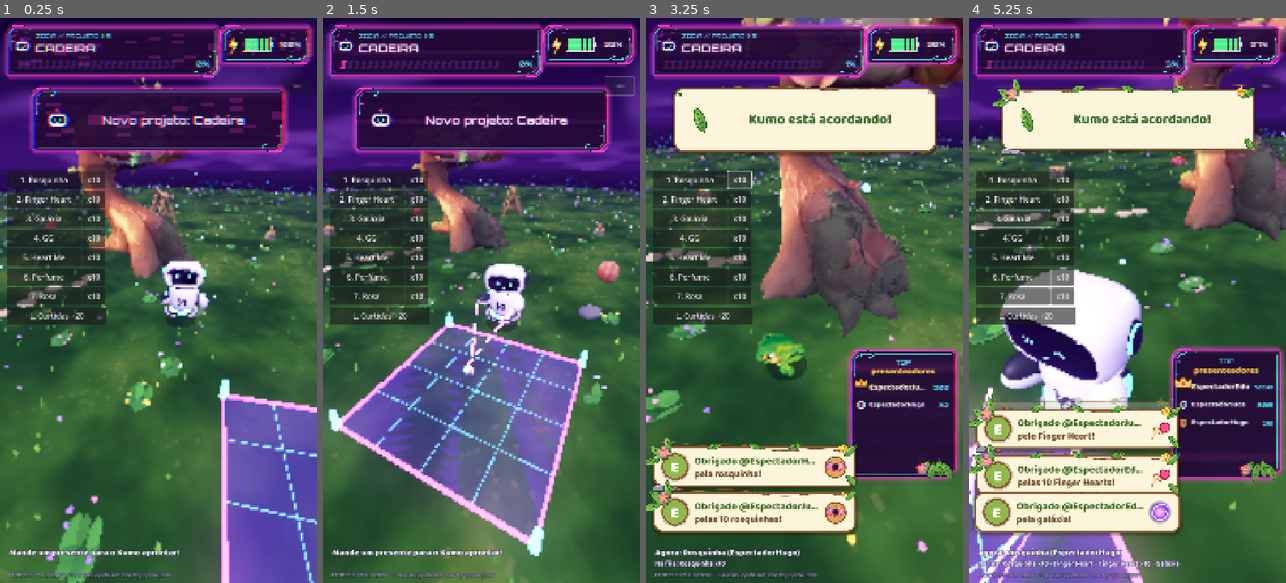
Above: before the commit, frames 1-4 (left to right).
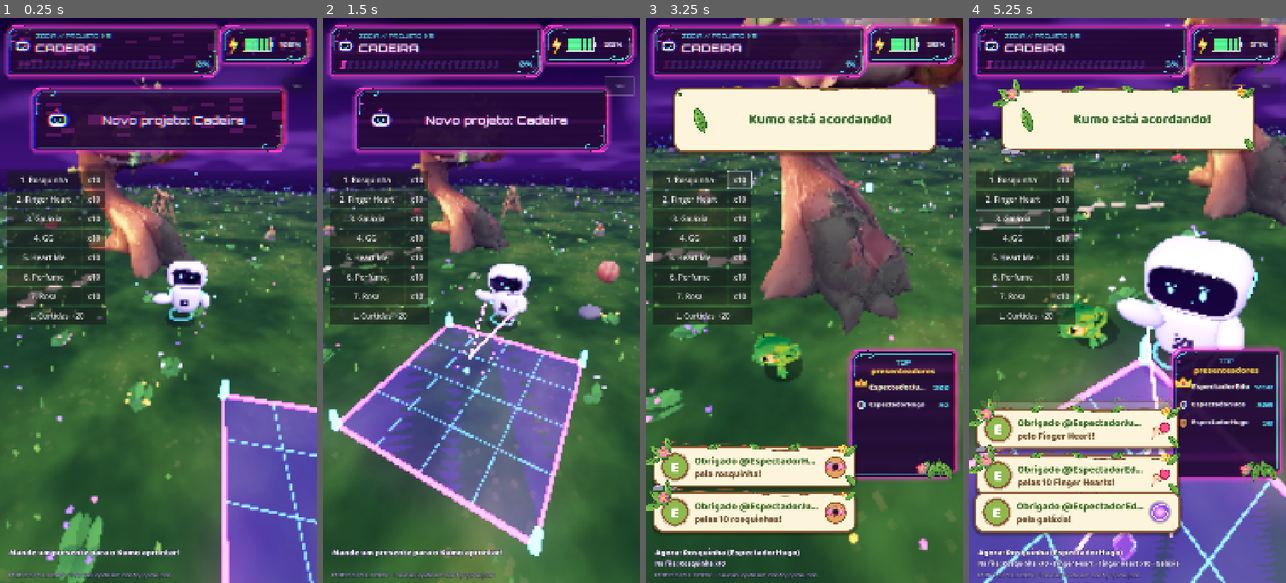
Above: after the commit, the same moments.

Repository: caioSouzl/Kumo-Character
Game: Godot game, scene res://scenes/main.tscn
The game is run twice, just before and just after one commit, with the same random seed, the same clock (stepped at 60 frames per second) and the same inputs.
Inputs:
- Up to frame 1 (0.25 s): no input
- Up to frame 2 (1.5 s): click "SIM" at 0.5 s; click "SIM" at 1.25 s
- Up to frame 3 (3.25 s): click "1. Rosquinha" at 2 s; click "x10" at 2.75 s
- Up to frame 4 (5.25 s): click "2. Finger Heart" at 3.5 s; click "x10" at 4.25 s; click "3. Galáxia" at 5 s

The runs differ from the first frame. In frame 1, 0.8% of the frame differs, in the area x 48-67%, y 42-54%; in frame 2, 1.2%; in frame 3, 2.2%; in frame 4, 38%, in the area x 0-100%, y 0-100%.

Commit message:
feat(ciberespaco): faces fiéis à folha de expressões, lasers em volta da peça, anéis de flutuação e sabotagens corrigidas
- 12 faces redesenhadas conforme a folha do design
- braço direito nivelado e partes escuras dos braços removidas
- lasers dos dois braços varrem em volta da peça (sem esfera fixa)
- anéis animados sob o ZodIA, somem na queda e sem bateria
- Perfume quebra a peça atual e a anterior toda vez
- Galáxia derruba objetos prontos quando o projeto atual mal começou
- câmera mostra o Kumo brincando com os brinquedos
- sabotagens não se atropelam mais na fila

Co-Authored-By: Claude Opus 5.5 <noreply@anthropic.com>
Claude-Session: https://claude.ai/code/session_01TTv95KrnabEztEi64vjcpb

Diff:
--- a/ciberespaco/config/game.json
+++ b/ciberespaco/config/game.json
@@ -16,7 +16,7 @@
   },
   "kumo": {
     "walk_speed": 0.8,
-    "run_speed": 2.4,
+    "run_speed": 3.2,
     "quad_above_speed": 1.6,
     "play_sec": [
       4,
@@ -25,7 +25,8 @@
   },
   "camera": {
     "kumo_focus_sec": 6,
-    "object_focus_sec": 4
+    "object_focus_sec": 4,
+    "kumo_play_chance": 0.7
   },
   "models": {
     "zodia": "res://assets/models/zodia.glb",
@@ -64,12 +65,12 @@
         "left": {
           "bone": "left",
           "pivot": [
-            -0.1912,
+            -0.1916,
             0.2201,
             0.0
           ],
           "tip": [
-            -0.1356,
+            -0.136,
             0.163,
             0.02
           ]
@@ -77,14 +78,14 @@
         "right": {
           "bone": "right",
           "pivot": [
-            -0.3937,
+            -0.3941,
             0.2218,
             0.0
           ],
           "tip": [
-            -0.49,
-            0.33,
-            0.03
+            -0.4497,
+            0.1647,
+            0.02
           ]
         }
       },
--- a/ciberespaco/config/gifts.json
+++ b/ciberespaco/config/gifts.json
@@ -39,7 +39,7 @@
       "style": "kumo",
       "event": "kumo_bump",
       "blocking": true,
-      "max_block_sec": 20,
+      "max_block_sec": 60,
       "thanks_one": "pelo Finger Heart"
     },
     "doughnut": {
@@ -52,7 +52,7 @@
       "style": "kumo",
       "event": "kumo_spin",
       "blocking": true,
-      "max_block_sec": 20,
+      "max_block_sec": 60,
       "thanks_one": "pela rosquinha"
     },
     "perfume": {
@@ -65,7 +65,7 @@
       "style": "kumo",
       "event": "zodia_trip",
       "blocking": true,
-      "max_block_sec": 25,
+      "max_block_sec": 60,
       "thanks_one": "pelo perfume"
     },
     "galaxy": {
@@ -78,7 +78,7 @@
       "style": "kumo",
       "event": "kumo_knockdown",
       "blocking": true,
-      "max_block_sec": 35,
+      "max_block_sec": 60,
       "thanks_one": "pela galáxia"
     },
     "gg": {
--- a/ciberespaco/scripts/main.gd
+++ b/ciberespaco/scripts/main.gd
@@ -359,7 +359,7 @@
 
 
 func _update_build(delta: float) -> void:
-	var can_build := _state == "building" and _zodia_lock == 0 and not _zodia.is_fallen()
+	var can_build := _state == "building" and _zodia_lock == 0 and not _zodia.is_fallen() and not _project.is_breaking()
 	var mult := _battery_mult() * (_boost_mult if _boost_left > 0.0 else 1.0)
 	if not can_build or mult <= 0.0:
 		_zodia.set_laser(null)
@@ -368,7 +368,7 @@
 		return
 	_project.set_progress(_project.progress + delta * mult / GameConfig.num("project_build_sec", 120.0))
 	var lp := _project.laser_point()
-	_zodia.set_laser(lp)
+	_zodia.set_laser(_project.laser_points())
 	_zodia.face_point(lp)
 	_zodia.arm_mode = "build"
 	if _project.is_complete():
@@ -431,9 +431,11 @@
 				continue
 			_kumo.look_toward(tp)
 			_kumo.set_face(Kumo.Face.HAPPY)
+			var play := GameConfig.range_pick("kumo", "play_sec", Vector2(4, 9), _rng)
+			_maybe_show_kumo(play + 1.0)
 			await _kumo.bounce(2)
 			_island.toy_react(toy)
-			await get_tree().create_timer(GameConfig.range_pick("kumo", "play_sec", Vector2(4, 9), _rng)).timeout
+			await get_tree().create_timer(play).timeout
 			if not _kumo.acting:
 				_kumo.set_face(Kumo.Face.OPEN)
 		else:
@@ -446,6 +448,14 @@
 			await get_tree().create_timer(_rng.randf_range(4.0, 8.0)).timeout
 
 
+## Mostra o Kumo brincando, se nada mais importante esta na tela.
+func _maybe_show_kumo(secs: float) -> void:
+	if _cam.is_focusing() or not EventQueue.current().is_empty() or _state == "done":
+		return
+	if _rng.randf() < float(GameConfig.sub("camera", "kumo_play_chance", 0.7)):
+		_cam.focus(_kumo, secs)
+
+
 func _find_toy(kind: String) -> Node3D:
 	for t in _island.toys:
 		if String(t.get_meta("kind", "")) == kind:
@@ -466,7 +476,9 @@
 		return
 	_kumo.set_face(Kumo.Face.HAPPY)
 	_kumo.sitting = true
-	_island.swing(t, _rng.randf_range(6.0, 10.0), 0.5)
+	var secs := _rng.randf_range(6.0, 10.0)
+	_island.swing(t, secs, 0.5)
+	_maybe_show_kumo(secs)
 	var face_dir := atan2(fwd.x, fwd.z)
 	while is_inside_tree() and (_island.is_swinging() or _kumo.sitting) and not _kumo.acting:
 		_kumo.global_position = _island.seat_point(t)
@@ -514,8 +526,14 @@
 		await _wake_kumo(true)
 	var run := float(GameConfig.sub("kumo", "run_speed", 4.2))
 	var kind := String(ev["event"])
-	if kind == "kumo_knockdown" and _project.built_count() == 0:
-		kind = "kumo_bump"
+	# Galaxia: derruba o projeto atual; se ele esta vazio (ja foi derrubado ou
+	# acabou de comecar), derruba um objeto pronto do mapa
+	var built_target: BuildProject = null
+	var min_prog := float(GameConfig.sub("kumo", "knockdown_min_progress", 0.15))
+	if kind == "kumo_knockdown" and (_project.progress < min_prog or _state != "building"):
+		built_target = _nearest_built()
+		if built_target == null and _project.built_count() == 0:
+			kind = "kumo_bump"
 	_kumo.set_face(Kumo.Face.MISCHIEF)
 	_cam.focus(_kumo, 30.0)
 	match kind:
@@ -526,13 +544,55 @@
 		"zodia_trip":
 			await _do_trip(run)
 		"kumo_knockdown":
-			await _do_knockdown(run)
+			if built_target:
+				await _do_knockdown_built(run, built_target)
+			else:
+				await _do_knockdown(run)
 	_kumo.set_face(Kumo.Face.HAPPY)
 	await _kumo.bounce(2, 0.3)
 	_kumo.set_face(Kumo.Face.OPEN)
 	_cam.release()
 	_kumo.acting = false
 	EventQueue.finish(ev)
+
+
+func _nearest_built() -> BuildProject:
+	var best: BuildProject = null
+	var best_d := INF
+	for b in _built:
+		if not is_instance_valid(b) or b.piece_count() == 0:
+			continue
+		var d := b.global_position.distance_to(_kumo.global_position)
+		if d < best_d:
+			best_d = d
+			best = b
+	return best
+
+
+## Kumo pula num objeto ja pronto e derruba. O ZodIA ve de longe e fica bravo.
+func _do_knockdown_built(run: float, obj: BuildProject) -> void:
+	var c := obj.global_position
+	var away := (c - _kumo.global_position)
+	away.y = 0.0
+	var edge := c - away.normalized() * (PAD_SIZE / 2.0 + 0.6)
+	await _kumo.walk_to(edge, run)
+	_kumo.look_toward(c)
+	await _kumo.hop_to(c + Vector3(0.3, 0.05, 0.3), 1.4, 0.55)
+	_kumo.bounce(1, 0.3)
+	_built.erase(obj)
+	_cam.focus(obj, 3.8, CameraRig.OBJECT_OFFSET)
+	_hud.shatter("Projeto derrubado!")
+	_zodia.express(E.ASSUSTADO, 3.8)
+	obj.knock_down(_kumo.global_position)
+	await get_tree().create_timer(0.9).timeout
+	_kumo.hop_to(edge, 1.2, 0.6)
+	await get_tree().create_timer(2.9).timeout
+	if is_instance_valid(obj):
+		obj.queue_free()
+	_cam.focus(_zodia, 5.0)
+	_zodia.express(E.ENFURECIDO, 3.0)
+	await get_tree().create_timer(3.0).timeout
+	_zodia.express(E.CHORAMINGANDO, 2.5)
 
 
 ## Kumo esbarra sem querer: o projeto treme, mas nao cai.
@@ -571,10 +631,12 @@
 func _do_trip(run: float) -> void:
 	var zp := _zodia.global_position
 	await _kumo.walk_to(zp + (zp - _site).normalized() * 1.6, run)
+	# o ZodIA pode ter andado enquanto o Kumo vinha: mira onde ele esta agora
+	_zodia_lock += 1
+	zp = _zodia.global_position
 	_cam.focus(_zodia, 7.0)
 	_kumo.roll(0.8)
 	await _kumo.walk_to(zp, run * 1.3)
-	_zodia_lock += 1
 	_zodia.set_laser(null)
 	_zodia.express(E.ASSUSTADO, 0.6)
 	await _zodia.fall()
--- a/ciberespaco/scripts/world/build_project.gd
+++ b/ciberespaco/scripts/world/build_project.gd
@@ -15,6 +15,8 @@
 var _crack_index := -1
 var _flash := 0.0
 var _t := 0.0
+## true enquanto uma peca racha e se despedaca (o ZodIA espera).
+var _breaking := false
 
 
 func setup(def: Dictionary) -> void:
@@ -86,6 +88,10 @@
 	return n
 
 
+func is_breaking() -> bool:
+	return _breaking
+
+
 func is_complete() -> bool:
 	return progress >= 1.0
 
@@ -110,6 +116,26 @@
 	return mi.global_transform * local
 
 
+## Pontos que os lasers varrem: correm em volta da borda da peca em
+## construcao, na altura que esta sendo desenhada.
+func laser_points(n: int = 4) -> Array:
+	var out: Array = []
+	if _pieces.is_empty():
+		return [global_position]
+	var i := current_index()
+	var mi := _pieces[i]
+	var box := mi.mesh.get_aabb()
+	var h := lerpf(box.position.y, box.end.y, piece_fraction(i))
+	var c := box.get_center()
+	for k in n:
+		var a := _t * (1.6 + 0.3 * k) + TAU * k / n
+		var rx := maxf(box.size.x * 0.55, 0.45)
+		var rz := maxf(box.size.z * 0.55, 0.45)
+		var local := Vector3(c.x + cos(a) * rx, h + sin(a * 2.0) * 0.08, c.z + sin(a) * rz)
+		out.append(mi.global_transform * local)
+	return out
+
+
 func shake(secs: float) -> void:
 	var tw := create_tween()
 	var steps := int(secs / 0.06)
@@ -125,12 +151,21 @@
 func crack_current() -> void:
 	if _pieces.is_empty() or is_complete():
 		return
+	# quebra a peca em construcao e a ultima peca pronta antes dela, para o
+	# estrago ser visivel mesmo logo depois de outro tombo
 	var i := current_index()
-	var n := float(_pieces.size())
-	var start := i / n
+	var idx: Array = []
 	if piece_fraction(i) > 0.05:
-		await _break_pieces([i], _pieces[i].global_position + Vector3(0, 0, 1), 0.6)
-	set_progress(start)
+		idx.append(i)
+	if i > 0:
+		idx.append(i - 1)
+	if idx.is_empty():
+		return
+	var lowest: int = idx.min()
+	_breaking = true
+	await _break_pieces(idx, _pieces[i].global_position + Vector3(0, 0, 1), 0.6)
+	set_progress(float(lowest) / _pieces.size())
+	_breaking = false
 
 
 func celebrate() -> void:
--- a/ciberespaco/scripts/world/zodia.gd
+++ b/ciberespaco/scripts/world/zodia.gd
@@ -33,6 +33,10 @@
 var _head_q := Quaternion.IDENTITY
 
 var _spark: MeshInstance3D
+const RING_COUNT := 2
+const RING_PERIOD := 1.3
+var _rings: Array[MeshInstance3D] = []
+var _rings_on := 1.0
 
 var _base_expr: ZodiaFace.Expr = ZodiaFace.Expr.NORMAL
 var _temp_expr: ZodiaFace.Expr = ZodiaFace.Expr.NORMAL
@@ -55,8 +59,15 @@
 
 	_hover = Node3D.new()
 	add_child(_hover)
-	_ring = Mat.add(_hover, Mat.torus(0.34, 0.42), Mat.glow(CYAN, 3.0), Vector3(0, -0.06, 0))
-	Mat.add(_hover, Mat.torus(0.52, 0.56), Mat.glow(PURPLE, 2.0), Vector3(0, -0.12, 0))
+	# aneis de flutuacao: saem pequenos de baixo do ZodIA, descem crescendo e
+	# somem; dois sempre visiveis, em loop
+	for i in RING_COUNT:
+		var m := Mat.glow(CYAN, 2.6)
+		m.transparency = BaseMaterial3D.TRANSPARENCY_ALPHA
+		m.shading_mode = BaseMaterial3D.SHADING_MODE_UNSHADED
+		var r := Mat.add(_hover, Mat.torus(0.25, 0.31), m, Vector3(0, -0.05, 0))
+		_rings.append(r)
+	_ring = _rings[0]
 
 	_pose = Node3D.new()
 	_hover.add_child(_pose)
@@ -349,16 +360,12 @@
 	if not on:
 		return
 	var tips := _arm_tips()
-	var target: Vector3 = _laser_target
-	var side := global_transform.basis.x.normalized() * 0.08
+	# cada feixe mira um ponto diferente que corre em volta da peca
+	var targets: Array = _laser_target if _laser_target is Array else [_laser_target]
 	for i in _beams.size():
 		var a: Vector3 = tips[i % 2]
-		var off := side * (-1.0 if i % 2 == 0 else 1.0)
-		if i >= 2:
-			off += Vector3(sin(_t * 9.0 + i * 2.0), 0.0, cos(_t * 7.0 + i * 3.0)) * 0.3
-		_place_beam(_beams[i], a, target + off)
-	_spark.global_position = target
-	_spark.scale = Vector3.ONE * (0.8 + 0.4 * sin(_t * 30.0))
+		_place_beam(_beams[i], a, targets[i % targets.size()])
+	_spark.visible = false
 
 
 func _place_beam(b: MeshInstance3D, a: Vector3, c: Vector3) -> void:
@@ -372,6 +379,22 @@
 
 
 # ---------- movimento ----------
+
+## Aneis somem quando ele cai ou fica sem bateria (sem funcionar, sem flutuar).
+func _update_rings(delta: float) -> void:
+	var on := not _fallen and not _slumped
+	_rings_on = move_toward(_rings_on, 1.0 if on else 0.0, delta * 3.0)
+	for i in _rings.size():
+		var k := fmod(_t / RING_PERIOD + float(i) / _rings.size(), 1.0)
+		var r := _rings[i]
+		r.visible = _rings_on > 0.01
+		r.scale = Vector3.ONE * lerpf(0.35, 1.9, k) * Vector3(1, 0.6, 1)
+		r.position.y = lerpf(-0.04, -_hover_h + 0.06, k)
+		var m := r.material_override as StandardMaterial3D
+		var a := minf(1.0, sin(k * PI) * 1.6) * _rings_on
+		m.albedo_color.a = a
+		m.emission_energy_multiplier = 3.2 * a
+
 
 func face_point(p: Vector3) -> void:
 	var d := p - global_position
@@ -448,8 +471,7 @@
 	var bob := 0.0 if (_fallen or _slumped) else sin(_t * 2.2) * 0.07
 	_hover.position.y = _hover_h + bob
 	_hover.position.x = sin(_t * 70.0) * 0.025 * signf(_tremble)
-	_ring.visible = not _slumped
-	_ring.rotation.y += delta * 2.0
+	_update_rings(delta)
 	_animate_arms(delta)
 	_update_laser()
 
--- a/ciberespaco/scripts/world/zodia_face.gd
+++ b/ciberespaco/scripts/world/zodia_face.gd
@@ -43,95 +43,141 @@
 	queue_redraw()
 
 
+## Desenhos seguem a folha "Expressoes" do design (tracos claros na tela preta).
 func _draw() -> void:
 	_round_rect(Rect2(6, 6, W - 12, H - 12), 34.0, SCREEN)
-	var c := Vector2(W / 2.0, H / 2.0 + 4.0) + look.clamp(Vector2(-14, -8), Vector2(14, 8))
+	var c := Vector2(W / 2.0, H / 2.0 + 2.0) + look.clamp(Vector2(-14, -8), Vector2(14, 8))
 	var shake := Vector2(sin(_t * 60.0) * 3.0, 0.0) if expr == Expr.ENFURECIDO or expr == Expr.ASSUSTADO else Vector2.ZERO
 	c += shake
-	var le := c + Vector2(-44, -12)
-	var re := c + Vector2(44, -12)
+	var le := c + Vector2(-48, -10)
+	var re := c + Vector2(48, -10)
 	match expr:
 		Expr.NORMAL:
-			var h := 6.0 if _blink > 0.0 else 40.0
-			_pill(le, Vector2(17, h))
-			_pill(re, Vector2(17, h))
-			draw_arc(c + Vector2(0, 18), 11.0, 0.35, PI - 0.35, 12, INK, 4.0)
+			# olhos ovais altos e boquinha em "v"
+			var h := 5.0 if _blink > 0.0 else 40.0
+			_oval(le, Vector2(17, h))
+			_oval(re, Vector2(17, h))
+			draw_polyline(PackedVector2Array([c + Vector2(-9, 26), c + Vector2(0, 33), c + Vector2(9, 26)]), INK, 4.0)
 		Expr.CHATEADO:
-			draw_line(le + Vector2(-14, -6), le + Vector2(14, 4), INK, 7.0)
-			draw_line(re + Vector2(-14, 4), re + Vector2(14, -6), INK, 7.0)
-			_pill(le + Vector2(0, 14), Vector2(12, 12))
-			_pill(re + Vector2(0, 14), Vector2(12, 12))
-			draw_polyline(PackedVector2Array([c + Vector2(-12, 32), c + Vector2(0, 22), c + Vector2(12, 32)]), INK, 4.0)
+			# palpebra reta por cima (olho cortado) e boca "^"
+			for e in [le, re]:
+				_lidded(e, Vector2(19, 40), 0.32)
+			draw_polyline(PackedVector2Array([c + Vector2(-10, 32), c + Vector2(0, 23), c + Vector2(10, 32)]), INK, 4.5)
 		Expr.INEXPRESSIVO:
-			draw_line(le + Vector2(-16, 0), le + Vector2(16, 0), INK, 7.0)
-			draw_line(re + Vector2(-16, 0), re + Vector2(16, 0), INK, 7.0)
-			draw_line(c + Vector2(-10, 28), c + Vector2(10, 28), INK, 4.0)
+			draw_rect(Rect2(le - Vector2(18, 6), Vector2(36, 12)), INK)
+			draw_rect(Rect2(re - Vector2(18, 6), Vector2(36, 12)), INK)
+			draw_line(c + Vector2(-9, 28), c + Vector2(9, 28), INK, 4.0)
 		Expr.DESCONFIADO:
-			draw_line(le + Vector2(-16, 2), le + Vector2(16, 2), INK, 7.0)
-			draw_line(le + Vector2(-16, -10), le + Vector2(16, -6), INK, 4.0)
-			draw_arc(re + Vector2(0, 8), 14.0, PI + 0.3, TAU - 0.3, 10, INK, 6.0)
-			draw_line(c + Vector2(-8, 30), c + Vector2(12, 22), INK, 4.0)
+			# esquerdo meio fechado com traco em cima; direito aberto com sobrancelha "^"
+			draw_line(le + Vector2(-14, -16), le + Vector2(14, -16), INK, 5.0)
+			_lidded(le + Vector2(0, 2), Vector2(17, 34), 0.36)
+			_oval(re, Vector2(16, 38))
+			draw_polyline(PackedVector2Array([re + Vector2(-11, -26), re + Vector2(0, -36), re + Vector2(11, -26)]), INK, 4.5)
+			draw_line(c + Vector2(14, 34), c + Vector2(26, 26), INK, 4.5)
 		Expr.ASSUSTADO:
-			for e in [le, re]:
-				draw_arc(e, 17.0, 0.0, TAU, 20, INK, 4.0)
-				draw_arc(e, 9.0, 0.0, TAU, 14, INK, 3.0)
-				draw_circle(e, 3.0, INK)
-			draw_arc(c + Vector2(0, 28), 6.0, 0.0, TAU, 12, INK, 3.0)
-			_drop(re + Vector2(34, -20), 1.0)
+			# olhos de alvo com marquinhas, boca "o" e linhas de suor
+			for e in [le, re]:
+				draw_arc(e, 18.0, 0.0, TAU, 24, INK, 3.5)
+				draw_circle(e, 9.0, INK)
+				for k in 3:
+					var ang := -2.4 + k * 0.5
+					draw_line(e + Vector2.from_angle(ang) * 22.0, e + Vector2.from_angle(ang) * 27.0, INK, 3.0)
+			draw_circle(c + Vector2(-2, 32), 7.0, INK)
+			for k in 3:
+				draw_line(re + Vector2(26 + k * 7, -30), re + Vector2(24 + k * 7, -16), INK, 3.0)
 		Expr.ALIVIADO:
 			draw_arc(le + Vector2(0, 6), 14.0, PI + 0.2, TAU - 0.2, 10, INK, 6.0)
 			draw_arc(re + Vector2(0, 6), 14.0, PI + 0.2, TAU - 0.2, 10, INK, 6.0)
-			draw_arc(c + Vector2(0, 16), 13.0, 0.3, PI - 0.3, 12, INK, 4.0)
+			draw_arc(c + Vector2(0, 18), 13.0, 0.3, PI - 0.3, 12, INK, 4.0)
 			_drop(re + Vector2(36, -12 + fmod(_t * 18.0, 14.0)), 0.8)
 		Expr.CONFUSO:
 			_spiral(le, _t * 5.0)
 			_spiral(re, -_t * 5.0)
-			var pts := PackedVector2Array()
-			for i in 9:
-				pts.append(c + Vector2(-18 + i * 4.5, 28 + sin(i * 1.6 + _t * 8.0) * 3.0))
-			draw_polyline(pts, INK, 3.0)
+			draw_circle(c + Vector2(-2, 32), 6.0, INK)
 		Expr.BATERIA_FRACA:
-			var r := Rect2(c.x - 56, c.y - 30, 104, 56)
-			draw_rect(r, INK, false, 6.0)
-			draw_rect(Rect2(r.end.x + 2, c.y - 12, 10, 20), INK)
+			# bateria grande com um so tracinho piscando
+			var r := Rect2(c.x - 62, c.y - 30, 112, 58)
+			_round_rect_line(r, 10.0, 6.0)
+			draw_rect(Rect2(r.end.x + 4, c.y - 12, 10, 22), INK)
 			if fmod(_t, 1.0) < 0.6:
-				draw_rect(Rect2(r.position + Vector2(9, 9), Vector2(20, r.size.y - 18)), RED)
+				draw_rect(Rect2(r.position + Vector2(10, 10), Vector2(16, r.size.y - 20)), RED)
 		Expr.SEM_BATERIA:
 			for e in [le, re]:
-				draw_line(e + Vector2(-15, -15), e + Vector2(15, 15), INK, 6.0)
-				draw_line(e + Vector2(-15, 15), e + Vector2(15, -15), INK, 6.0)
+				draw_line(e + Vector2(-18, -18), e + Vector2(18, 18), INK, 5.0)
+				draw_line(e + Vector2(-18, 18), e + Vector2(18, -18), INK, 5.0)
 		Expr.ENFURECIDO:
-			draw_colored_polygon(PackedVector2Array([le + Vector2(-20, -14), le + Vector2(18, 4), le + Vector2(-16, 10)]), INK)
-			draw_colored_polygon(PackedVector2Array([re + Vector2(20, -14), re + Vector2(-18, 4), re + Vector2(16, 10)]), INK)
+			# olhos em ponta, bravos, e boca de dentes em zigue-zague
+			draw_colored_polygon(PackedVector2Array([le + Vector2(-24, -14), le + Vector2(20, 4), le + Vector2(6, 16), le + Vector2(-18, 10)]), INK)
+			draw_colored_polygon(PackedVector2Array([re + Vector2(24, -14), re + Vector2(-20, 4), re + Vector2(-6, 16), re + Vector2(18, 10)]), INK)
+			var m := Rect2(c + Vector2(-14, 18), Vector2(28, 26))
+			draw_rect(m, INK)
 			var teeth := PackedVector2Array()
-			for i in 7:
-				teeth.append(c + Vector2(-24 + i * 8, 24.0 if i % 2 == 0 else 36.0))
-			draw_polyline(teeth, INK, 4.0)
-			draw_rect(Rect2(c + Vector2(-26, 22), Vector2(52, 16)), INK, false, 3.0)
+			for i in 5:
+				teeth.append(m.position + Vector2(i * 7.0, 13.0 + (-5.0 if i % 2 == 0 else 5.0)))
+			draw_polyline(teeth, SCREEN, 3.0)
+			draw_line(m.position + Vector2(9, 0), m.position + Vector2(9, 26), SCREEN, 2.0)
+			draw_line(m.position + Vector2(19, 0), m.position + Vector2(19, 26), SCREEN, 2.0)
 		Expr.CHORAMINGANDO:
-			for e in [le, re]:
-				draw_arc(e, 15.0, 0.0, TAU, 18, INK, 4.0)
-				draw_circle(e + Vector2(3, -3), 4.0, INK)
-				for k in 2:
-					var y := fmod(_t * 40.0 + k * 22.0, 44.0)
-					_drop(e + Vector2(-6 + k * 12, 18 + y), 0.6)
-			draw_arc(c + Vector2(0, 30), 9.0, PI + 0.4, TAU - 0.4, 10, INK, 4.0)
+			# olhos grandes brilhando e cascatas de lagrimas
+			for e in [le, re]:
+				draw_arc(e + Vector2(0, -6), 18.0, 0.0, TAU, 24, INK, 3.5)
+				draw_circle(e + Vector2(-5, -11), 6.0, INK)
+				draw_circle(e + Vector2(6, -2), 3.0, INK)
+				for k in 3:
+					var pts := PackedVector2Array()
+					for j in 8:
+						var y := 14.0 + j * 4.5
+						pts.append(e + Vector2(-10 + k * 10 + sin(j * 1.4 + _t * 8.0 + k) * 2.5, y))
+					draw_polyline(pts, INK, 2.5)
+			draw_circle(c + Vector2(0, 34), 3.5, INK)
 		Expr.ORGULHOSO:
-			for s in [-1.0, 1.0]:
-				var e: Vector2 = le if s < 0.0 else re
-				draw_polyline(PackedVector2Array([e + Vector2(-12 * s, -12), e + Vector2(12 * s, 0), e + Vector2(-12 * s, 12)]), INK, 6.0)
-			draw_polyline(PackedVector2Array([c + Vector2(-16, 20), c + Vector2(-8, 30), c + Vector2(0, 22), c + Vector2(8, 30), c + Vector2(16, 20)]), INK, 4.0)
+			# ">  <" e boca de gatinho
+			draw_polyline(PackedVector2Array([le + Vector2(-14, -14), le + Vector2(12, 0), le + Vector2(-14, 14)]), INK, 5.5)
+			draw_polyline(PackedVector2Array([re + Vector2(14, -14), re + Vector2(-12, 0), re + Vector2(14, 14)]), INK, 5.5)
+			draw_arc(c + Vector2(-8, 26), 8.0, 0.0, PI, 10, INK, 4.0)
+			draw_arc(c + Vector2(8, 26), 8.0, 0.0, PI, 10, INK, 4.0)
 		Expr.OCULOS_VITORIA:
-			var bar_y := c.y - 16.0
-			draw_line(Vector2(c.x - 74, bar_y), Vector2(c.x + 74, bar_y), INK, 6.0)
-			for e in [le, re]:
-				var g := Rect2(e.x - 30, bar_y, 60, 30)
-				draw_rect(g, INK)
-				draw_rect(g.grow(-5), Color(0.1, 0.12, 0.2))
-				var sx := fmod(_t * 60.0, 90.0) - 20.0
-				if sx > -5.0 and sx < 55.0:
-					draw_line(Vector2(g.position.x + clampf(sx, 5, 55), g.position.y + 6), Vector2(g.position.x + clampf(sx - 10, 5, 55), g.end.y - 6), INK_SOFT, 4.0)
-			draw_arc(c + Vector2(0, 22), 14.0, 0.25, PI - 0.25, 12, INK, 4.0)
+			# oculos escuros com brilho e sorriso
+			var y0 := c.y - 26.0
+			draw_rect(Rect2(c.x - 78, y0, 156, 10), INK)
+			for sx in [-1.0, 1.0]:
+				var lens: PackedVector2Array = PackedVector2Array([Vector2(c.x + sx * 8, y0 + 6), Vector2(c.x + sx * 72, y0 + 6), Vector2(c.x + sx * 66, y0 + 36), Vector2(c.x + sx * 14, y0 + 36)])
+				draw_colored_polygon(lens, INK)
+				var inner := PackedVector2Array()
+				for v in lens:
+					inner.append(v.lerp(Vector2(c.x + sx * 40, y0 + 20), 0.18))
+				draw_colored_polygon(inner, Color(0.06, 0.08, 0.16))
+				var gx: float = c.x + sx * 40 + fmod(_t * 50.0, 60.0) - 30.0
+				draw_line(Vector2(gx - 4, y0 + 30), Vector2(gx + 6, y0 + 12), INK_SOFT, 3.0)
+				draw_line(Vector2(gx + 4, y0 + 30), Vector2(gx + 14, y0 + 12), INK_SOFT, 3.0)
+			draw_arc(c + Vector2(0, 26), 9.0, 0.2, PI - 0.2, 12, INK, 4.0)
+
+
+func _oval(center: Vector2, sz: Vector2) -> void:
+	var pts := PackedVector2Array()
+	for i in 24:
+		var a := TAU * i / 24.0
+		pts.append(center + Vector2(cos(a) * sz.x / 2.0, sin(a) * sz.y / 2.0))
+	draw_colored_polygon(pts, INK)
+
+
+## Oval com a parte de cima cortada reta (palpebra baixa).
+func _lidded(center: Vector2, sz: Vector2, cut: float) -> void:
+	var top := center.y - sz.y / 2.0 + sz.y * cut
+	var pts := PackedVector2Array()
+	for i in 25:
+		var a := PI * i / 24.0
+		pts.append(center + Vector2(cos(a) * sz.x / 2.0, sin(a) * sz.y / 2.0))
+	var y0 := center.y + 0.0
+	pts.append(Vector2(center.x - sz.x / 2.0, top))
+	pts.append(Vector2(center.x + sz.x / 2.0, top))
+	if top >= y0:
+		pts = PackedVector2Array([Vector2(center.x - sz.x / 2.0, top), Vector2(center.x + sz.x / 2.0, top), center + Vector2(0, sz.y / 2.0)])
+	draw_colored_polygon(pts, INK)
+
+
+func _round_rect_line(r: Rect2, rad: float, w: float) -> void:
+	draw_rect(r, INK, false, w)
 
 
 func _pill(center: Vector2, sz: Vector2) -> void:
Binary file changed: ciberespaco/assets/models/zodia.glb
Not shown, changed: ciberespaco/docs/DESIGN.md
